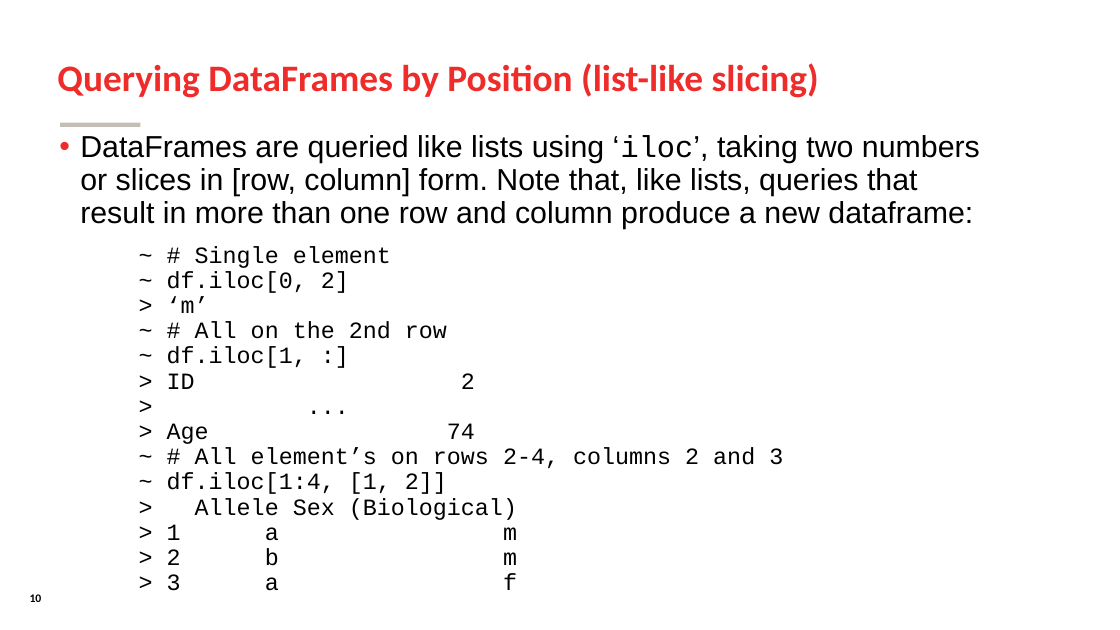
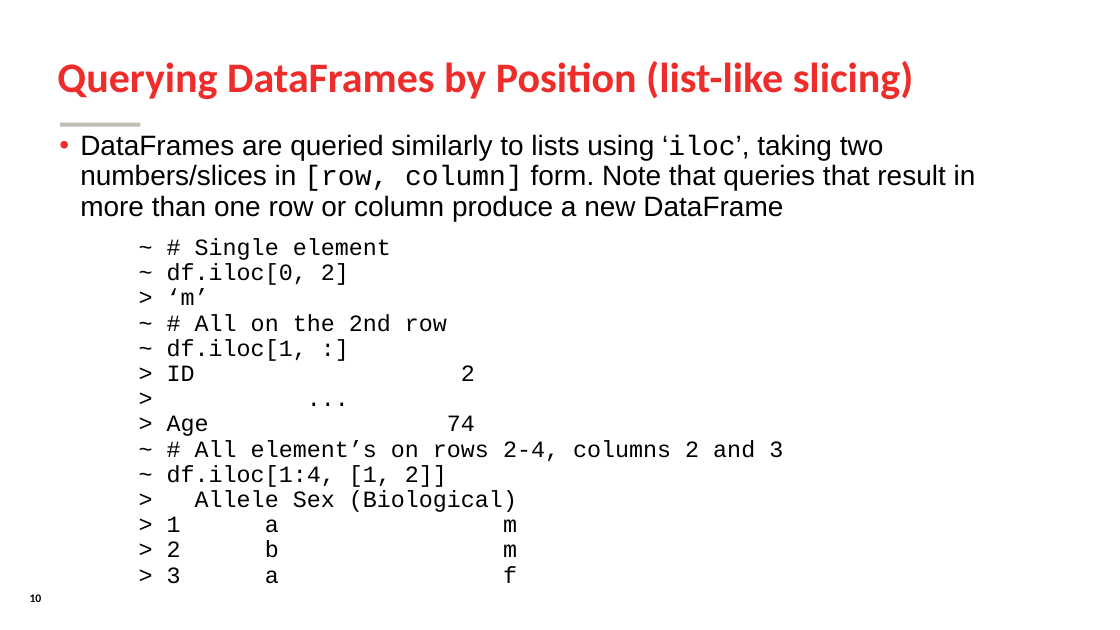
Before and after one commit to SomeoneInParticular/MDPR613_CourseMaterial, a slide deck: slide 10 of PythonCrashCourse/Unit2_DataManagement/Unit2_DataManagement.odp. Drawn at 1120x630 pixels with LibreOffice and Linux fonts; fonts in the diff are those of the drawing; background and template pictures are left out. Boxes give left, top, right and bottom in pixels: in the first picture for what was removed or moved away, otherwise in the second. Text is boxed around its words. In the diff, an @@ line names an element or a change of style, - is before the commit and + after.

```diff
--- a/PythonCrashCourse/Unit2_DataManagement/Unit2_DataManagement.odp
+++ b/PythonCrashCourse/Unit2_DataManagement/Unit2_DataManagement.odp
@@ title "Querying DataFrames by Position (list-like ..." at [57, 61, 914, 99]: size 32 to 36 pt @@
@@ text at [80, 134, 976, 221]: text changed; size 26 to 24 pt @@
-• DataFrames are queried like lists using ‘iloc’, taking two numbers or slices in [row, column] form. Note that, like lists, queries that result in more than one row and column produce a new dataframe:
+• DataFrames are queried similarly to lists using ‘iloc’, taking two numbers/slices in [row, column] form. Note that queries that result in more than one row or column produce a new DataFrame
```
Also in this commit, not shown: 19 other slides changed, 31 other files.
